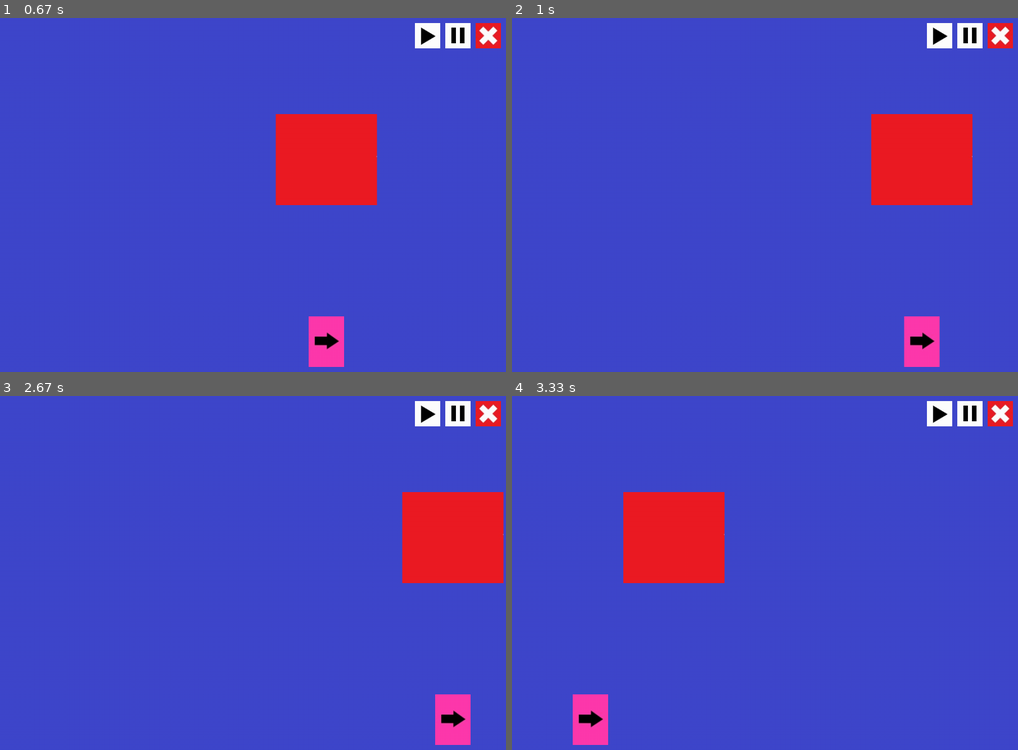
Above: before the commit, frames 1-4 (two rows, left to right).
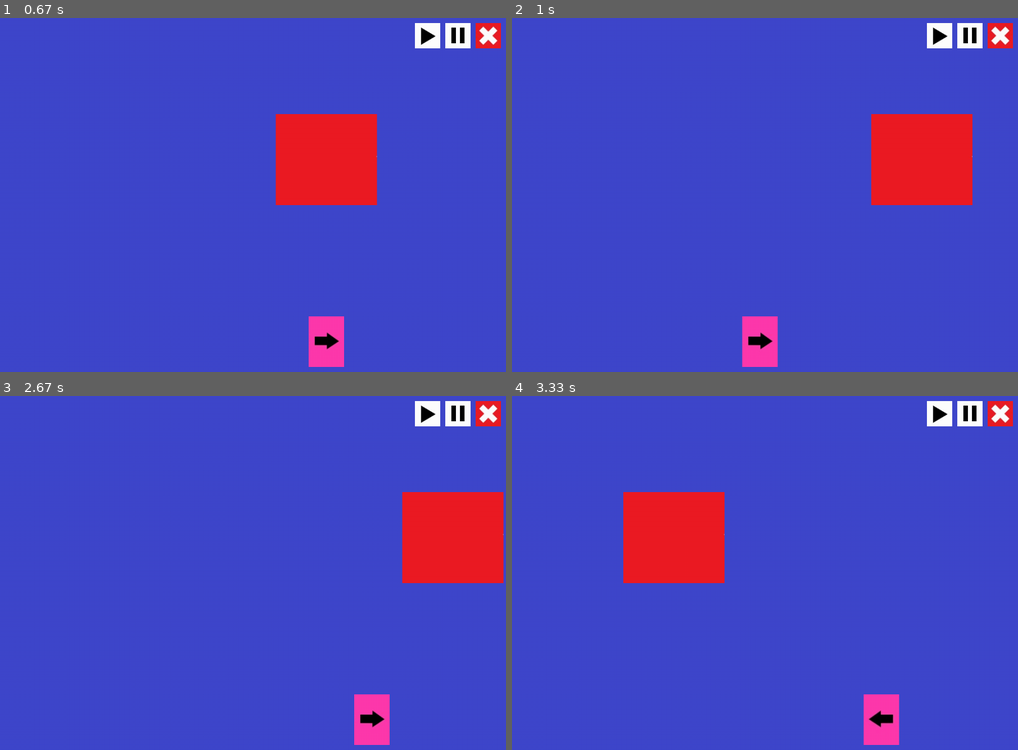
Above: after the commit, the same moments.

Repository: ss-hyun/Chilbo_pygame_pj
Game: pygame game, started from main.py
The game is run twice, just before and just after one commit, with the same random seed, the same clock (stepped at 60 frames per second) and the same inputs.
Inputs (mouse positions are in pixels of both pictures, inside the frame that each line leads up to):
- Up to frame 1 (0.67 s): press the mouse at (253, 283) at 0.37 s; move the mouse to (192, 241) at 0.47 s; release the mouse at (131, 198) at 0.6 s
- Up to frame 2 (1 s): hold Right from 0.67 s (still down)
- Up to frame 3 (2.67 s): release Right at 1.13 s; press the mouse at (485, 413) at 1.2 s; move the mouse to (425, 470) at 1.3 s; release the mouse at (359, 526) at 1.43 s; press the mouse at (253, 661) at 1.53 s; move the mouse to (283, 611) at 1.63 s; release the mouse at (313, 562) at 1.77 s; press the mouse at (455, 413) at 1.87 s; move the mouse to (313, 434) at 1.97 s; release the mouse at (172, 456) at 2.1 s; press the mouse at (425, 413) at 2.2 s; move the mouse to (283, 551) at 2.3 s; release the mouse at (141, 686) at 2.43 s; hold Right from 2.5 s (still down)
- Up to frame 4 (3.33 s): release Right at 2.97 s; hold Left from 3 s (still down)

Frame 1 is identical in both runs. In frame 2, 2.0% of the frame differs, in the area x 45-85%, y 84-99%; in frame 3, 2.0%; in frame 4, 2.0%.

Commit message:
Add keyboard event using example

Diff:
--- a/stage1.py
+++ b/stage1.py
@@ -3,9 +3,20 @@
 import random
 
 def move_user(ch, game):
-    ch.pos[0] += 5
-    if ch.pos[0] > game.display_size[0]:
+    ch.pos[0] += ch.move_factor
+
+    if ch.curr_state == 0 and ch.pos[0] > game.display_size[0]:
         ch.pos[0] = -ch.size[ch.curr_state][0]
+    elif ch.curr_state == 1 and ch.pos[0] + ch.size[ch.curr_state][0] < 0:
+        ch.pos[0] = game.display_size[0]
+
+    for key in game.event_key:
+        if key == pygame.K_LEFT:
+            ch.move_factor = -ch.move_factor
+            ch.curr_state = 1
+        elif key == pygame.K_RIGHT:
+            ch.move_factor = -ch.move_factor
+            ch.curr_state = 0
 
 def user_start(ch, game):
     ch.pos = [ (game.display_size[0]-ch.size[ch.curr_state][0])/2, game.display_size[1]-ch.size[ch.curr_state][1]-10 ]
--- a/stage_template.py
+++ b/stage_template.py
@@ -97,7 +97,7 @@
                     for b in self.frame.button:
                         b.click()
                 elif event.type == pygame.KEYDOWN:
-                    self.event_key.append(event)
+                    self.event_key.append(event.key)
             if self.frame.pause:
                 continue
 
